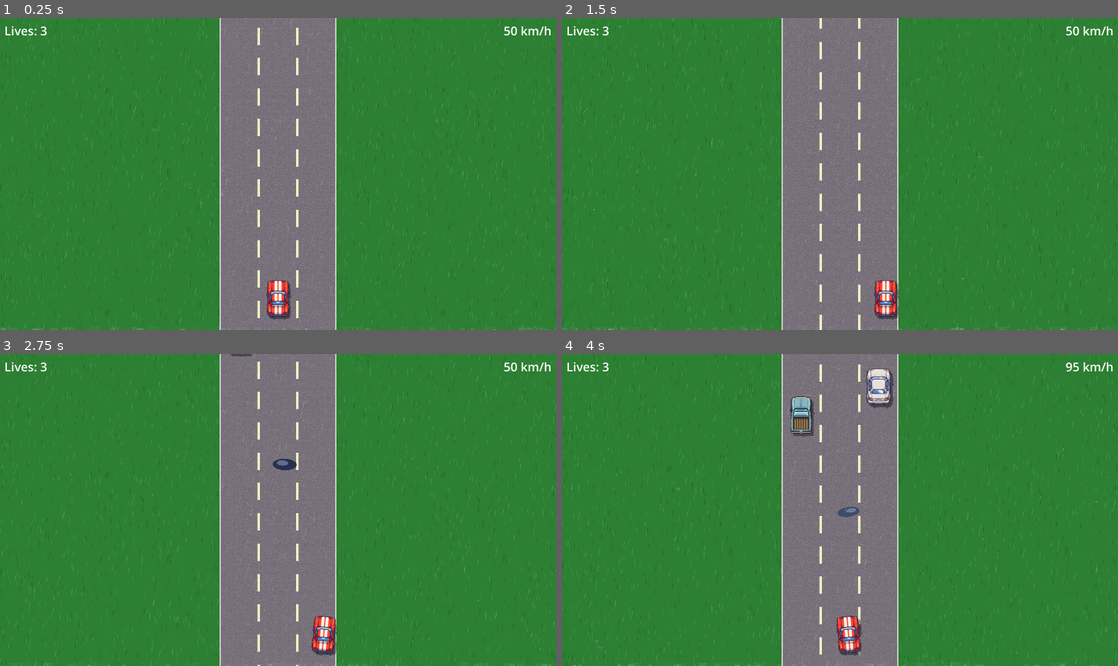
Above: before the commit, frames 1-4 (two rows, left to right).
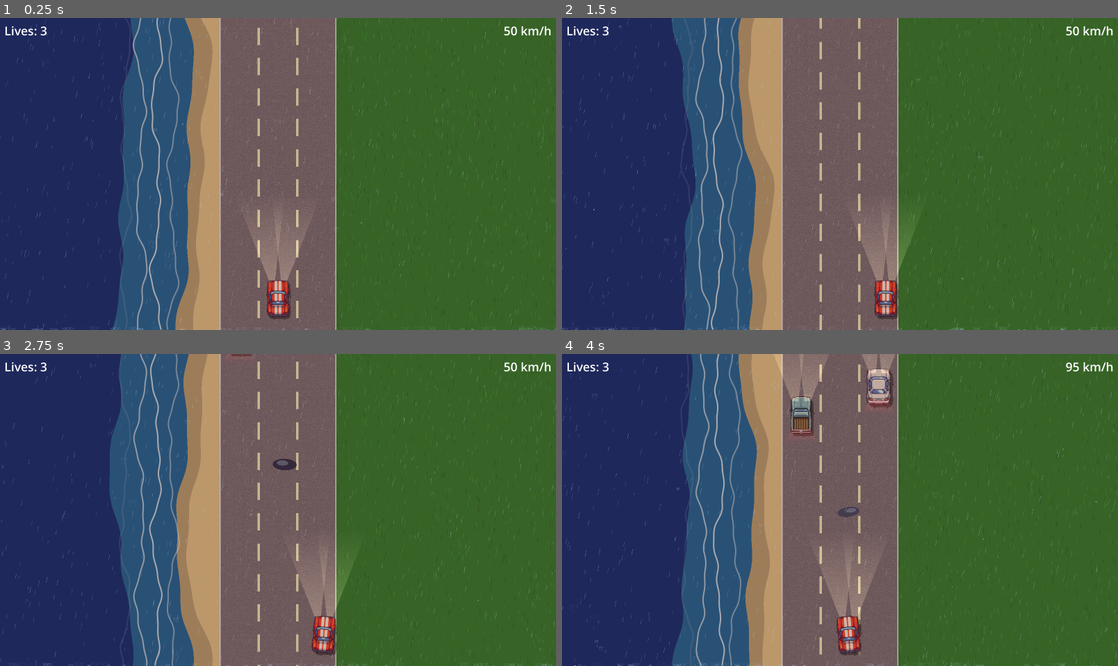
Above: after the commit, the same moments.

Repository: Antonio-Ingegnere/road-race
Game: Godot game, scene res://scenes/main.tscn
The game is run twice, just before and just after one commit, with the same random seed, the same clock (stepped at 60 frames per second) and the same inputs.
Inputs:
- Up to frame 1 (0.25 s): no input
- Up to frame 2 (1.5 s): tap Enter at 0.5 s; hold Right (ui_right) 0.53-1.28 s; hold Down (ui_down) from 1.28 s (still down)
- Up to frame 3 (2.75 s): release Down (ui_down) at 2.03 s; hold Right (ui_right) from 2.03 s (still down)
- Up to frame 4 (4 s): release Right (ui_right) at 2.78 s; hold Up (ui_up) 2.78-3.53 s; hold Left (ui_left) from 3.53 s (still down)

The runs differ from the first frame. In frame 1, 98% of the frame differs, in the area x 0-100%, y 0-100%; in frame 2, 98%; in frame 3, 98%; in frame 4, 97%.

Commit message:
Add seashore landscape option for left/right roadsides
Procedurally drawn seashore with four curved polygon zones (deep water,
mid water, wet sand, dry sand), all boundaries defined by world-stable
sine harmonics so the coastline scrolls with the terrain rather than the
camera. Animated foam wave lines advance toward shore. Wet sand strip
width varies organically. Settings menu exposes per-side Grass/Seashore
toggle; persisted in config.cfg under [landscape].

Co-Authored-By: Claude Sonnet 4.6 <noreply@anthropic.com>

Diff:
--- a/config.cfg
+++ b/config.cfg
@@ -5,7 +5,7 @@
 [day_night]
 
 enabled=false
-start_time=16.0
+start_time=23.0
 
 [elk]
 
@@ -17,3 +17,8 @@
 
 enabled=true
 drop_count=600
+
+[landscape]
+
+left=1
+right=0
--- a/scripts/road.gd
+++ b/scripts/road.gd
@@ -18,6 +18,20 @@
 const TREE_FRAME_DURATION := 0.14  # seconds per frame (~7 fps)
 
 const GRASS_TEX_SIZE := 512
+
+const LANDSCAPE_GRASS    := 0
+const LANDSCAPE_SEASHORE := 1
+
+const SEA_SAND_W         := 120.0
+const SEA_WAVE_ZONE_W    := 220.0
+const SEA_WAVE_COUNT     := 4
+const SEA_WAVE_SPEED     := 0.20
+
+const SEA_DEEP_COLOR     := Color(0.04, 0.18, 0.48)
+const SEA_MID_COLOR      := Color(0.10, 0.40, 0.62)
+const SEA_FOAM_COLOR     := Color(0.90, 0.95, 0.98)
+const SEA_SAND_COLOR     := Color(0.88, 0.78, 0.56)
+const SEA_WET_SAND_COLOR := Color(0.72, 0.64, 0.47)
 
 var scroll_offset := 0.0
 var _world_scroll := 0.0
@@ -32,6 +46,10 @@
 var _tree_frame_timer := 0.0
 var _grass_tex: ImageTexture
 
+var landscape_left  := LANDSCAPE_GRASS
+var landscape_right := LANDSCAPE_GRASS
+var _sea_time := 0.0
+
 
 func _ready() -> void:
 	_car = get_parent().get_node("Car")
@@ -49,12 +67,18 @@
 
 	_grass_tex = _make_grass_tex()
 
+	var cfg := ConfigFile.new()
+	if cfg.load("res://config.cfg") == OK:
+		landscape_left  = int(cfg.get_value("landscape", "left",  LANDSCAPE_GRASS))
+		landscape_right = int(cfg.get_value("landscape", "right", LANDSCAPE_GRASS))
+
 
 func _process(delta: float) -> void:
 	var scroll_speed: float = _car.speed_kmh * _car.KMH_TO_PXS
 	var scroll_px := scroll_speed * delta
 	scroll_offset = fmod(scroll_offset + scroll_px, DASH_HEIGHT + DASH_GAP)
 	_world_scroll += scroll_px
+	_sea_time += delta
 
 	for i in range(_trees.size()):
 		_trees[i].y += scroll_px
@@ -143,10 +167,16 @@
 		var scroll_y := fmod(_world_scroll / scale, tex_src) - tex_src
 		var draw_h := size.y / scale + tex_src
 		draw_set_transform(Vector2.ZERO, 0.0, Vector2(scale, scale))
-		draw_texture_rect(_grass_tex, Rect2(0.0, scroll_y, ROAD_LEFT / scale, draw_h), true)
+		if landscape_left == LANDSCAPE_GRASS:
+			draw_texture_rect(_grass_tex, Rect2(0.0, scroll_y, ROAD_LEFT / scale, draw_h), true)
 		var rx := (ROAD_LEFT + ROAD_WIDTH) / scale
-		draw_texture_rect(_grass_tex, Rect2(rx, scroll_y, (size.x - ROAD_LEFT - ROAD_WIDTH) / scale, draw_h), true)
+		if landscape_right == LANDSCAPE_GRASS:
+			draw_texture_rect(_grass_tex, Rect2(rx, scroll_y, (size.x - ROAD_LEFT - ROAD_WIDTH) / scale, draw_h), true)
 		draw_set_transform(Vector2.ZERO)
+	if landscape_left == LANDSCAPE_SEASHORE:
+		_draw_seashore_left(size)
+	if landscape_right == LANDSCAPE_SEASHORE:
+		_draw_seashore_right(size)
 
 	# Trees on grass shoulders (animated sprite sheet: 3x3 grid of 256x256 frames, drawn at 128x128)
 	if _tree_tex:
@@ -154,6 +184,11 @@
 		var frame_row := _tree_frame / TREE_COLS
 		var src := Rect2(frame_col * TREE_FRAME_SIZE, frame_row * TREE_FRAME_SIZE, TREE_FRAME_SIZE, TREE_FRAME_SIZE)
 		for p in _trees:
+			var on_left := p.x < ROAD_LEFT
+			if on_left and landscape_left == LANDSCAPE_SEASHORE:
+				continue
+			if not on_left and landscape_right == LANDSCAPE_SEASHORE:
+				continue
 			draw_texture_rect_region(_tree_tex, Rect2(p.x - TREE_HALF, p.y - TREE_HALF, TREE_HALF * 2, TREE_HALF * 2), src)
 
 	# Road shoulder lines
@@ -175,3 +210,161 @@
 				Color(1.0, 1.0, 0.8, 0.9)
 			)
 			dy += DASH_HEIGHT + DASH_GAP
+
+
+func _wet_width(screen_y: float) -> float:
+	var wy := screen_y - _world_scroll
+	return SEA_SAND_W * 0.40 \
+		+ 12.0 * sin(wy * 0.0061 + 0.95) \
+		+  7.0 * sin(wy * 0.0127 + 1.83)
+
+
+func _shore_x_left(screen_y: float) -> float:
+	var wy := screen_y - _world_scroll
+	var base := ROAD_LEFT - SEA_SAND_W
+	return base \
+		+ 22.0 * sin(wy * 0.0042 + 0.30) \
+		+ 13.0 * sin(wy * 0.0089 + 1.40) \
+		+  7.0 * sin(wy * 0.0167 + 0.80) \
+		+  4.0 * sin(wy * 0.0304 + 2.10)
+
+
+func _shore_x_deep_left(screen_y: float) -> float:
+	var wy := screen_y - _world_scroll
+	var base := ROAD_LEFT - SEA_SAND_W - SEA_WAVE_ZONE_W
+	return base \
+		+ 25.0 * sin(wy * 0.0038 + 1.10) \
+		+ 15.0 * sin(wy * 0.0071 + 2.50) \
+		+  8.0 * sin(wy * 0.0153 + 1.80) \
+		+  5.0 * sin(wy * 0.0281 + 0.40)
+
+
+func _shore_x_right(screen_y: float) -> float:
+	var wy := screen_y - _world_scroll
+	var base := ROAD_LEFT + ROAD_WIDTH + SEA_SAND_W
+	return base \
+		- 22.0 * sin(wy * 0.0042 + 1.70) \
+		- 13.0 * sin(wy * 0.0089 + 0.50) \
+		-  7.0 * sin(wy * 0.0167 + 2.30) \
+		-  4.0 * sin(wy * 0.0304 + 3.10)
+
+
+func _shore_x_deep_right(screen_y: float) -> float:
+	var wy := screen_y - _world_scroll
+	var base := ROAD_LEFT + ROAD_WIDTH + SEA_SAND_W + SEA_WAVE_ZONE_W
+	return base \
+		- 25.0 * sin(wy * 0.0038 + 2.50) \
+		- 15.0 * sin(wy * 0.0071 + 0.80) \
+		-  8.0 * sin(wy * 0.0153 + 3.20) \
+		-  5.0 * sin(wy * 0.0281 + 1.60)
+
+
+func _draw_seashore_left(size: Vector2) -> void:
+	var shore_edge := ROAD_LEFT
+	var wave_x     := shore_edge - SEA_SAND_W - SEA_WAVE_ZONE_W
+
+	draw_rect(Rect2(0.0, 0.0, shore_edge, size.y), SEA_DEEP_COLOR)
+
+	var sl  := PackedVector2Array()
+	var slw := PackedVector2Array()
+	var sd  := PackedVector2Array()
+	var y := 0.0
+	while y <= size.y:
+		var sx := _shore_x_left(y)
+		sl.append(Vector2(sx, y))
+		slw.append(Vector2(sx + _wet_width(y), y))
+		sd.append(Vector2(_shore_x_deep_left(y), y))
+		y += 8.0
+
+	# Mid water: between sd (deep/mid boundary) and sl (shoreline)
+	var mid := PackedVector2Array()
+	for pt in sd:
+		mid.append(pt)
+	for i in range(sl.size() - 1, -1, -1):
+		mid.append(sl[i])
+	draw_polygon(mid, PackedColorArray([SEA_MID_COLOR]))
+
+	var dry := PackedVector2Array()
+	for pt in slw:
+		dry.append(pt)
+	dry.append(Vector2(shore_edge, size.y))
+	dry.append(Vector2(shore_edge, 0.0))
+	draw_polygon(dry, PackedColorArray([SEA_SAND_COLOR]))
+
+	var wet := PackedVector2Array()
+	for pt in slw:
+		wet.append(pt)
+	for i in range(sl.size() - 1, -1, -1):
+		wet.append(sl[i])
+	draw_polygon(wet, PackedColorArray([SEA_WET_SAND_COLOR]))
+
+	for i in range(SEA_WAVE_COUNT):
+		var phase := fmod(float(i) / SEA_WAVE_COUNT + _sea_time * SEA_WAVE_SPEED, 1.0)
+		var wx    := wave_x + phase * SEA_WAVE_ZONE_W
+		var alpha := sin(phase * PI) * 0.88
+		_draw_wave_line(size, wx,
+			Color(SEA_FOAM_COLOR.r, SEA_FOAM_COLOR.g, SEA_FOAM_COLOR.b, alpha),
+			_sea_time, float(i) * 1.618)
+
+
+func _draw_seashore_right(size: Vector2) -> void:
+	var shore_edge := ROAD_LEFT + ROAD_WIDTH
+	var wave_end   := shore_edge + SEA_SAND_W + SEA_WAVE_ZONE_W
+
+	draw_rect(Rect2(shore_edge, 0.0, size.x - shore_edge, size.y), SEA_DEEP_COLOR)
+
+	var sl  := PackedVector2Array()
+	var slw := PackedVector2Array()
+	var sd  := PackedVector2Array()
+	var y := 0.0
+	while y <= size.y:
+		var sx := _shore_x_right(y)
+		sl.append(Vector2(sx, y))
+		slw.append(Vector2(sx - _wet_width(y), y))
+		sd.append(Vector2(_shore_x_deep_right(y), y))
+		y += 8.0
+
+	# Mid water: between sl (shoreline) and sd (deep/mid boundary)
+	var mid := PackedVector2Array()
+	for pt in sl:
+		mid.append(pt)
+	for i in range(sd.size() - 1, -1, -1):
+		mid.append(sd[i])
+	draw_polygon(mid, PackedColorArray([SEA_MID_COLOR]))
+
+	var dry := PackedVector2Array()
+	dry.append(Vector2(shore_edge, 0.0))
+	dry.append(Vector2(shore_edge, size.y))
+	for i in range(slw.size() - 1, -1, -1):
+		dry.append(slw[i])
+	draw_polygon(dry, PackedColorArray([SEA_SAND_COLOR]))
+
+	var wet := PackedVector2Array()
+	for pt in slw:
+		wet.append(pt)
+	for i in range(sl.size() - 1, -1, -1):
+		wet.append(sl[i])
+	draw_polygon(wet, PackedColorArray([SEA_WET_SAND_COLOR]))
+
+	for i in range(SEA_WAVE_COUNT):
+		var phase := fmod(float(i) / SEA_WAVE_COUNT + _sea_time * SEA_WAVE_SPEED, 1.0)
+		var wx    := wave_end - phase * SEA_WAVE_ZONE_W
+		var alpha := sin(phase * PI) * 0.88
+		_draw_wave_line(size, wx,
+			Color(SEA_FOAM_COLOR.r, SEA_FOAM_COLOR.g, SEA_FOAM_COLOR.b, alpha),
+			_sea_time, float(i) * 1.618 + 10.0)
+
+
+func _draw_wave_line(size: Vector2, base_x: float, color: Color, t: float, seed: float) -> void:
+	var pts := PackedVector2Array()
+	var y := 0.0
+	while y <= size.y:
+		var x := base_x
+		x += 13.0 * sin(y * 0.0118 + t * 1.27 + seed * 2.09)
+		x +=  7.0 * sin(y * 0.0211 - t * 0.83 + seed * 1.55)
+		x +=  4.0 * sin(y * 0.0379 + t * 0.51 + seed * 0.79)
+		x +=  2.5 * sin(y * 0.0673 - t * 1.64 + seed * 3.17)
+		pts.append(Vector2(x, y))
+		y += 7.0
+	if pts.size() >= 2:
+		draw_polyline(pts, color, 3.5, true)
--- a/scripts/settings_menu.gd
+++ b/scripts/settings_menu.gd
@@ -3,7 +3,7 @@
 const VP_W := 1920.0
 const VP_H := 1080.0
 const PANEL_W := 500.0
-const PANEL_H := 540.0
+const PANEL_H := 640.0
 
 const RESOLUTIONS := ["1280x720", "1920x1080", "2560x1440", "3840x2160"]
 
@@ -61,6 +61,8 @@
 	_widgets["elk_enabled"].button_pressed  = bool(_cfg.get_value("elk",       "enabled",    true))
 	_set_slider(_widgets["elk_spawn"],      float(_cfg.get_value("elk",       "spawn_chance", 0.8)))
 	_set_slider(_widgets["elk_jump"],       float(_cfg.get_value("elk",       "jump_chance",  0.9)))
+	_widgets["shore_left"].selected  = int(_cfg.get_value("landscape", "left",  0))
+	_widgets["shore_right"].selected = int(_cfg.get_value("landscape", "right", 0))
 
 
 func _save_values() -> void:
@@ -72,6 +74,8 @@
 	_cfg.set_value("elk",       "enabled",      _widgets["elk_enabled"].button_pressed)
 	_cfg.set_value("elk",       "spawn_chance", _widgets["elk_spawn"].value)
 	_cfg.set_value("elk",       "jump_chance",  _widgets["elk_jump"].value)
+	_cfg.set_value("landscape", "left",         _widgets["shore_left"].selected)
+	_cfg.set_value("landscape", "right",        _widgets["shore_right"].selected)
 	_cfg.save("res://config.cfg")
 
 
@@ -141,6 +145,13 @@
 
 	vbox.add_child(_make_separator())
 
+	# ── Landscape ──
+	_add_section_label(vbox, "Landscape")
+	_widgets["shore_left"]  = _add_option_button(vbox, "Left shore",  ["Grass", "Seashore"])
+	_widgets["shore_right"] = _add_option_button(vbox, "Right shore", ["Grass", "Seashore"])
+
+	vbox.add_child(_make_separator())
+
 	# Note
 	var note := Label.new()
 	note.text = "OK saves settings and restarts the game."
